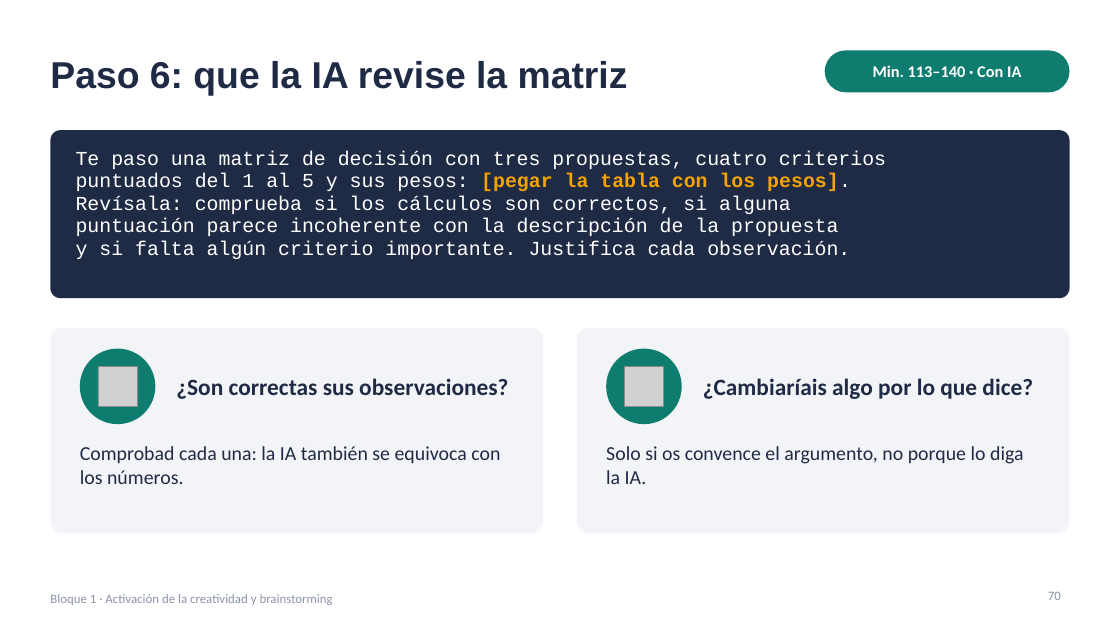
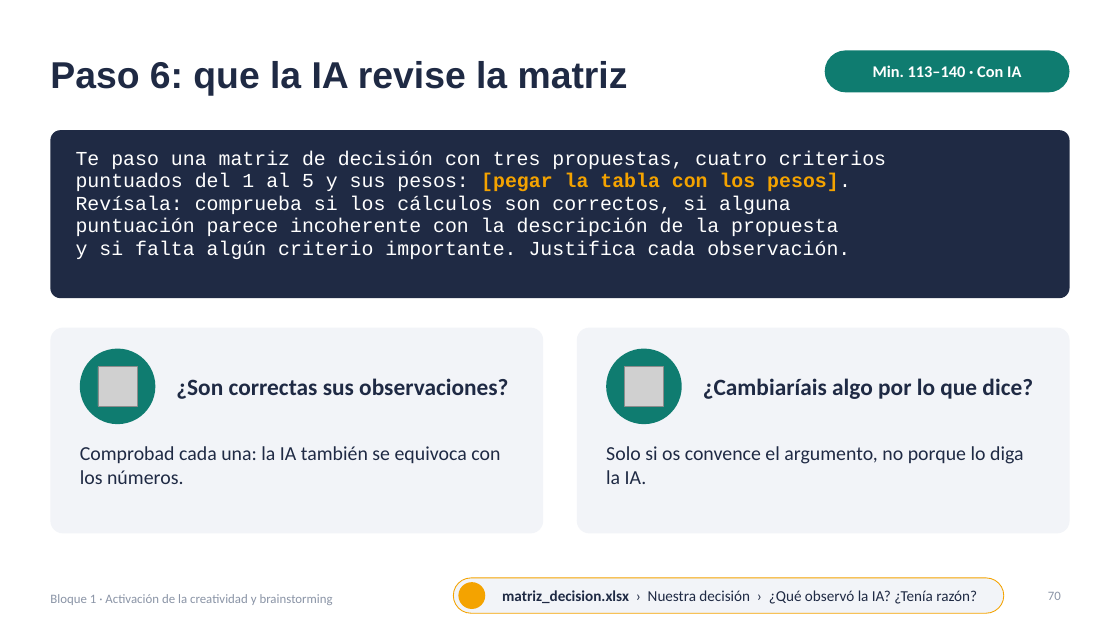
Before and after one commit to jjnieto/creatividad-ofimatica-ia, a slide deck: slide 70 of diapositivas/Curso.pptx. Drawn at 1120x630 pixels with LibreOffice and Linux fonts; fonts in the diff are those of the drawing; grey boxes stand for pictures; background and template pictures are left out. Boxes give left, top, right and bottom in pixels: in the first picture for what was removed or moved away, otherwise in the second. Text is boxed around its words. In the diff, an @@ line names an element or a change of style, - is before the commit and + after.

```diff
--- a/diapositivas/Curso.pptx
+++ b/diapositivas/Curso.pptx
@@ rounded rectangle added at (454, 578, 1004, 613), fill #F2F4F8, outline #F4A300 0.75 pt, 13 pt, text #1F2A44 @@
+matriz_decision.xlsx › Nuestra decisión › ¿Qué observó la IA? ¿Tenía razón?
@@ ellipse added at (459, 582, 486, 609), fill #F4A300 @@
```
Also in this commit, not shown: 32 other slides changed, 1 other file.
